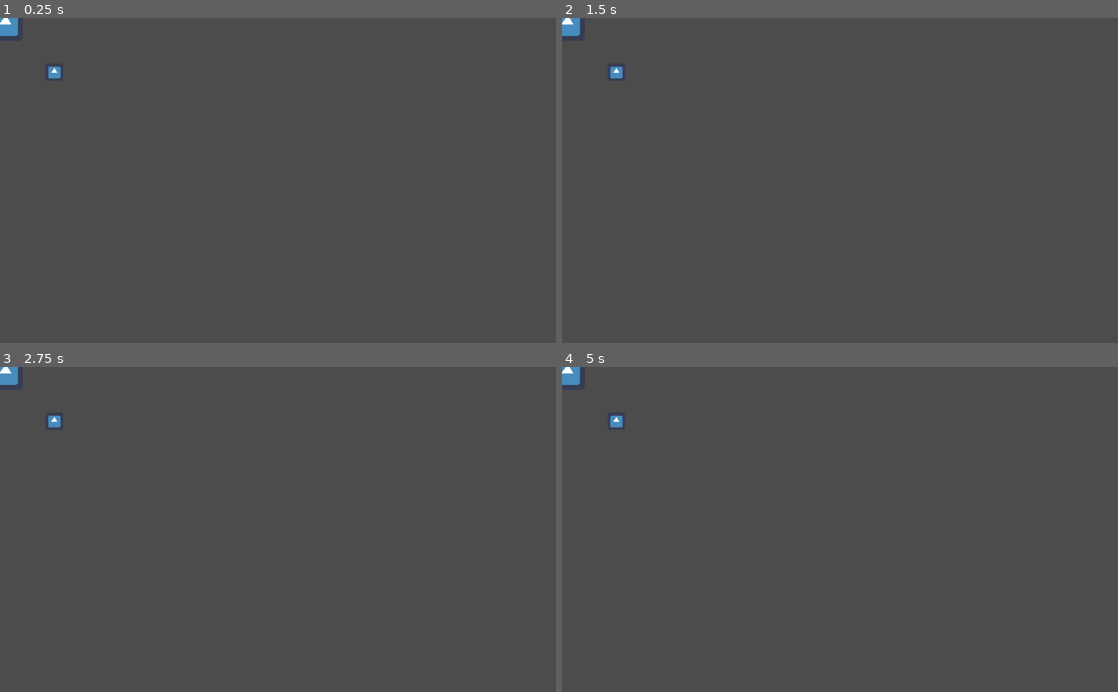
Above: before the commit, frames 1-4 (two rows, left to right).
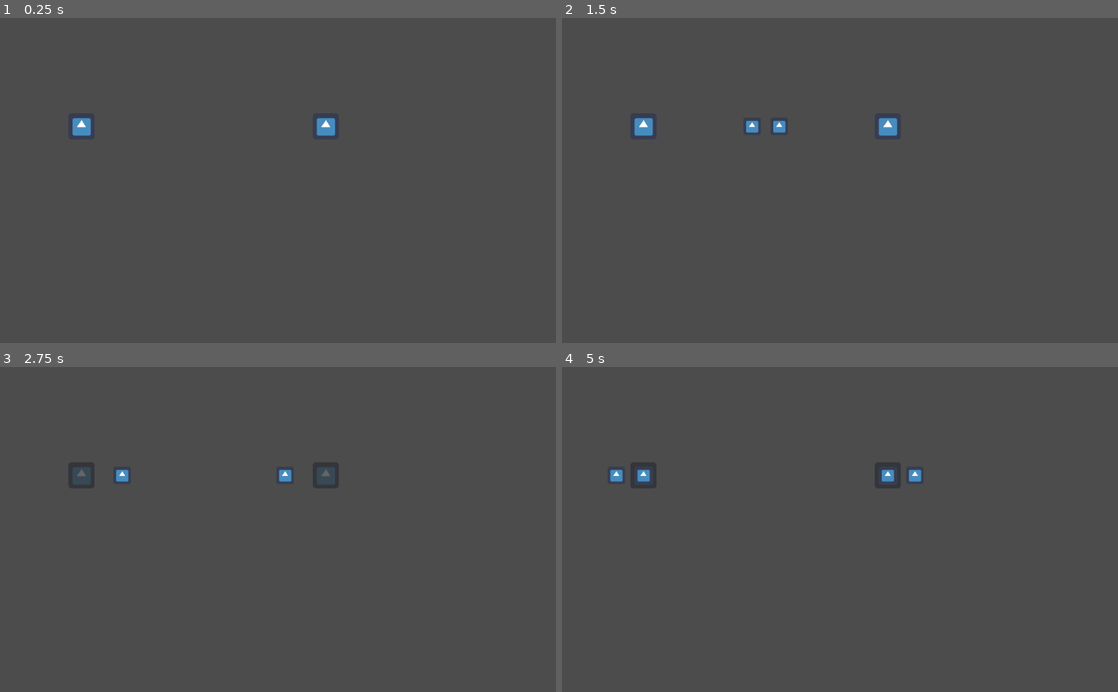
Above: after the commit, the same moments.

Repository: SamBumgardner/power-up-ld-51
Game: Godot game, scene res://scenes/Gameplay.tscn
The game is run twice, just before and just after one commit, with the same random seed, the same clock (stepped at 60 frames per second) and the same inputs. The engine's default icon, where the game draws it, is replaced by a stand-in: a white triangle on a blue panel in a dark square.
Inputs:
- Up to frame 1 (0.25 s): no input
- Up to frame 2 (1.5 s): tap Enter at 0.5 s
- Up to frame 3 (2.75 s): no input
- Up to frame 4 (5 s): no input

The runs differ from the first frame. In frame 1, 0.6% of the frame differs, in the area x 0-61%, y 0-37%; in frame 2, 0.8%; in frame 3, 0.5%; in frame 4, 0.6%.

Commit message:
Add basic bullet and hurt logic

Diff:
--- /dev/null
+++ b/ProjectilePool.gd
@@ -0,0 +1,15 @@
+extends Reference
+
+class_name ProjectilePool
+
+var parent_node
+var projectiles
+
+func init(parent):
+	parent_node = parent
+	projectiles = preload("res://scenes/Bullet.tscn")
+
+func _on_fired_projectile(position, velocity, collision_mask, sprite_frame):
+	var projectile = projectiles.instance()
+	projectile.init(position, velocity, collision_mask, sprite_frame)
+	parent_node.add_child(projectile)
--- a/project.godot
+++ b/project.godot
@@ -7,6 +7,16 @@
 ;   param=value ; assign values to parameters
 
 config_version=4
+
+_global_script_classes=[ {
+"base": "Reference",
+"class": "ProjectilePool",
+"language": "GDScript",
+"path": "res://ProjectilePool.gd"
+} ]
+_global_script_class_icons={
+"ProjectilePool": ""
+}
 
 [application]
 
--- /dev/null
+++ b/scenes/Bullet.gd
@@ -0,0 +1,36 @@
+extends Area2D
+
+var screen_size
+var velocity = Vector2();
+
+func _ready():
+	screen_size = get_viewport_rect().size
+
+func init(spawn_position, spawn_velocity, spawn_collision_mask, sprite_frame):
+	position = spawn_position
+	velocity = spawn_velocity
+	collision_layer = 0
+	collision_mask = spawn_collision_mask
+	$AnimatedSprite.frame = sprite_frame
+	#connect("body_entered", self, "_on_Bullet_body_entered")
+
+
+func _physics_process(delta):
+	position += velocity * delta
+	if isOutOfBounds():
+		kill()
+
+func isOutOfBounds():
+	if position.x < 0 or position.x > screen_size.x or position.y < 0 or position.y > screen_size.y:
+		return true
+	else:
+		return false
+
+func _on_Bullet_area_shape_entered(_area_id, _area, _area_shape, _self_shape):
+	kill()
+
+func kill():
+	hide()
+	$CollisionShape2D.set_deferred("disabled", true)
+	set_process(false)
+	queue_free() #Change to object pooling for efficiency if needed.
--- a/scenes/Bullet.tscn
+++ b/scenes/Bullet.tscn
@@ -1,8 +1,7 @@
-[gd_scene load_steps=4 format=2]
+[gd_scene load_steps=5 format=2]
 
 [ext_resource path="res://art/icon.png" type="Texture" id=1]
-
-[sub_resource type="CircleShape2D" id=1]
+[ext_resource path="res://scenes/Bullet.gd" type="Script" id=2]
 
 [sub_resource type="SpriteFrames" id=2]
 animations = [ {
@@ -12,11 +11,16 @@
 "speed": 1.0
 } ]
 
-[node name="Bullet" type="KinematicBody2D"]
+[sub_resource type="CircleShape2D" id=1]
+
+[node name="Bullet" type="Area2D"]
+script = ExtResource( 2 )
+
+[node name="AnimatedSprite" type="AnimatedSprite" parent="."]
 scale = Vector2( 0.5, 0.5 )
+frames = SubResource( 2 )
 
 [node name="CollisionShape2D" type="CollisionShape2D" parent="."]
 shape = SubResource( 1 )
 
-[node name="AnimatedSprite" type="AnimatedSprite" parent="."]
-frames = SubResource( 2 )
+[connection signal="area_shape_entered" from="." to="." method="_on_Bullet_area_shape_entered"]
--- /dev/null
+++ b/scenes/Gameplay.gd
@@ -0,0 +1,11 @@
+extends Node
+
+var projectile_pool
+
+
+func _ready():
+	projectile_pool = preload("res://ProjectilePool.gd").new()
+	projectile_pool.init(self)
+
+	$Player1.connect("fired_projectile", projectile_pool, "_on_fired_projectile")
+	$Player2.connect("fired_projectile", projectile_pool, "_on_fired_projectile")
--- a/scenes/Gameplay.tscn
+++ b/scenes/Gameplay.tscn
@@ -1,18 +1,17 @@
 [gd_scene load_steps=3 format=2]
 
 [ext_resource path="res://scenes/Player.tscn" type="PackedScene" id=1]
-[ext_resource path="res://scenes/Bullet.tscn" type="PackedScene" id=2]
+[ext_resource path="res://scenes/Gameplay.gd" type="Script" id=3]
 
-[node name="Gameplay" type="Node2D"]
+[node name="Gameplay" type="Node"]
+script = ExtResource( 3 )
 
 [node name="Player1" parent="." instance=ExtResource( 1 )]
-collision_mask = 2
-player_prefix = "p1"
+position = Vector2( 150, 200 )
+target_player_path = NodePath("../Player2")
 
 [node name="Player2" parent="." instance=ExtResource( 1 )]
-collision_mask = 2
-player_prefix = "p2"
-
-[node name="Bullet" parent="." instance=ExtResource( 2 )]
-position = Vector2( 100, 100 )
+position = Vector2( 600, 200 )
 collision_layer = 2
+player_number = 2
+target_player_path = NodePath("../Player1")
--- a/scenes/Player.gd
+++ b/scenes/Player.gd
@@ -1,7 +1,23 @@
-extends KinematicBody2D
+extends Area2D
 
-export var speed = 400
-export var player_prefix = ""
+signal hit
+signal fired_projectile
+
+export var PROJECTILE_SPEED = 500
+export var PROJECTILE_SPRITE_INDEX = 32
+export var speed = 200
+export var health = 10
+export var player_number = 1
+export(NodePath) var target_player_path
+
+onready var target_player = get_node(target_player_path)
+onready var target_player_collision = target_player.get("collision_layer")
+
+const DEFAULT_TINT = Color(1,1,1,1)
+const HURT_TINT = Color(.5,.5,.5,.5)
+const RECOVERY_DURATION = 2
+
+var player_prefix
 var velocity
 var screen_size
 var radius
@@ -9,7 +25,7 @@
 var max_y
 
 func _ready():
-	player_prefix = player_prefix + "_"
+	player_prefix = "p" + str(player_number) + "_"
 	velocity = Vector2.ZERO
 	screen_size = get_viewport_rect().size
 	radius = ($CollisionShape2D.shape as CircleShape2D).radius
@@ -23,7 +39,7 @@
 	else:
 		$AnimatedSprite.stop()
 
-func _physics_process(_delta):
+func _physics_process(delta):
 	velocity = Vector2.ZERO # The player's movement vector.
 	if Input.is_action_pressed(player_prefix + "move_right"):
 		velocity.x += 1
@@ -34,6 +50,45 @@
 	if Input.is_action_pressed(player_prefix + "move_up"):
 		velocity.y -= 1
 
-	move_and_slide(velocity * speed);
+	position += velocity * speed * delta;
 	position.x = clamp(position.x, radius, max_x)
 	position.y = clamp(position.y, radius, max_y)
+
+########
+# HURT #
+########
+func _on_Player_area_shape_entered(_area_id, _area, _area_shape, _self_shape):
+	health -= 1
+	if health > 0:
+		emit_signal("hit")
+		hit()
+	else:
+		kill()
+
+func hit():
+	$Recovery.start(RECOVERY_DURATION)
+	$AnimatedSprite.modulate = HURT_TINT
+	$CollisionShape2D.set_deferred("disabled", true)
+
+func kill():
+	hide()
+	$CollisionShape2D.set_deferred("disabled", true)
+	set_process(false)
+	set_physics_process(false)
+	set_physics_process(false)
+	$FireBullet.stop()
+
+func _on_Recovery_timeout():
+	$AnimatedSprite.modulate = DEFAULT_TINT
+	$CollisionShape2D.set_deferred("disabled", false)
+
+##########
+# BULLET #
+##########
+func get_vector_to_target():
+	return Vector2(1,0).rotated(get_angle_to(target_player.get("position")))
+
+func _on_FireBullet_timeout():
+	emit_signal("fired_projectile", position,
+		get_vector_to_target() * PROJECTILE_SPEED, target_player_collision,
+		PROJECTILE_SPRITE_INDEX)
--- a/scenes/Player.tscn
+++ b/scenes/Player.tscn
@@ -13,13 +13,24 @@
 
 [sub_resource type="CircleShape2D" id=3]
 
-[node name="Player" type="KinematicBody2D"]
-collision_layer = 0
+[node name="Player" type="Area2D"]
 collision_mask = 0
 script = ExtResource( 1 )
 
 [node name="AnimatedSprite" type="AnimatedSprite" parent="."]
+scale = Vector2( 0.75, 0.75 )
 frames = SubResource( 2 )
 
 [node name="CollisionShape2D" type="CollisionShape2D" parent="."]
 shape = SubResource( 3 )
+
+[node name="FireBullet" type="Timer" parent="."]
+autostart = true
+
+[node name="Recovery" type="Timer" parent="."]
+wait_time = 0.5
+one_shot = true
+
+[connection signal="area_shape_entered" from="." to="." method="_on_Player_area_shape_entered"]
+[connection signal="timeout" from="FireBullet" to="." method="_on_FireBullet_timeout"]
+[connection signal="timeout" from="Recovery" to="." method="_on_Recovery_timeout"]
